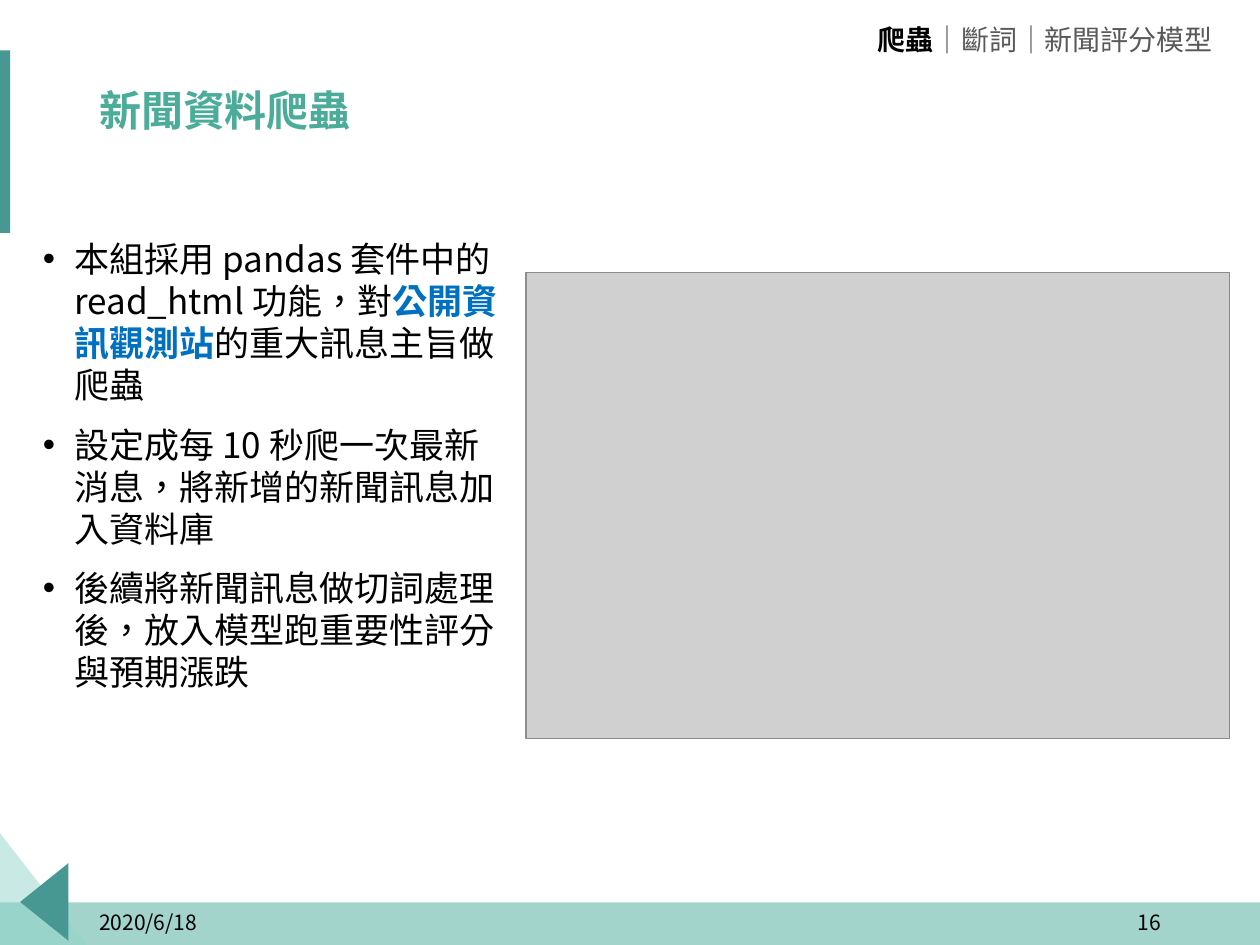
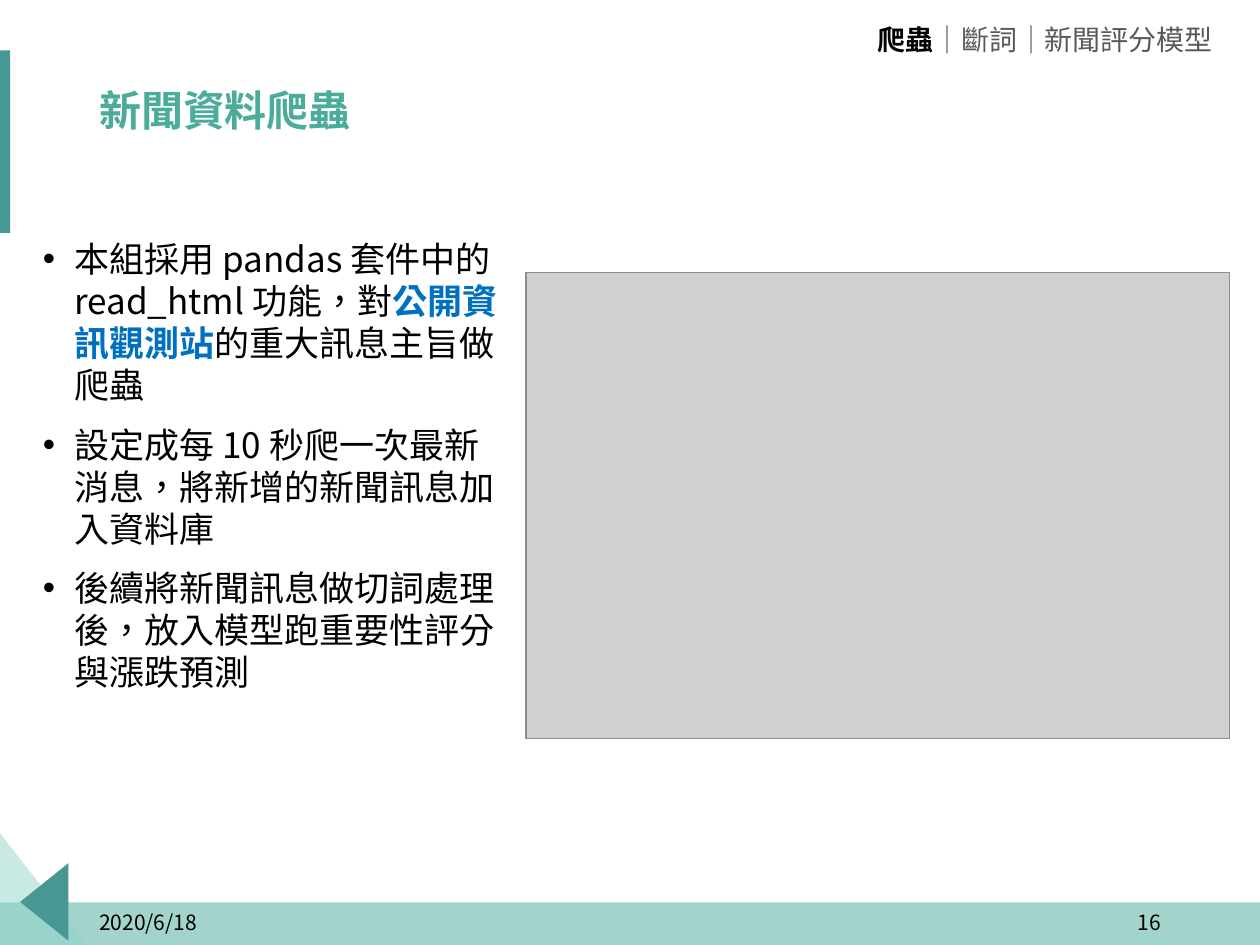
Before and after one commit to p314008dsa/Text-mining, a slide deck: slide 16 of 報告擋/玉山_題目一_組別二.pptx. Drawn at 1260x945 pixels with LibreOffice and Linux fonts; fonts in the diff are those of the drawing; grey boxes stand for pictures; background and template pictures are left out. Boxes give left, top, right and bottom in pixels: in the first picture for what was removed or moved away, otherwise in the second. Text is boxed around its words. In the diff, an @@ line names an element or a change of style, - is before the commit and + after.

```diff
--- a/報告擋/玉山_題目一_組別二.pptx
+++ b/報告擋/玉山_題目一_組別二.pptx
@@ text at (74, 571, 495, 688): text changed @@
-• 後續將新聞訊息做切詞處理後，放入模型跑重要性評分與預期漲跌
+• 後續將新聞訊息做切詞處理後，放入模型跑重要性評分與漲跌預測
```
Also in this commit, not shown: 2 other files.
